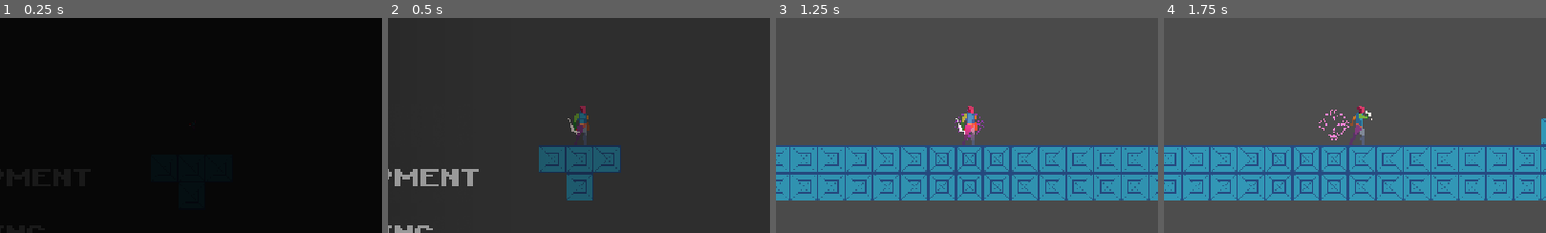
Above: before the commit, frames 1-4 (left to right).
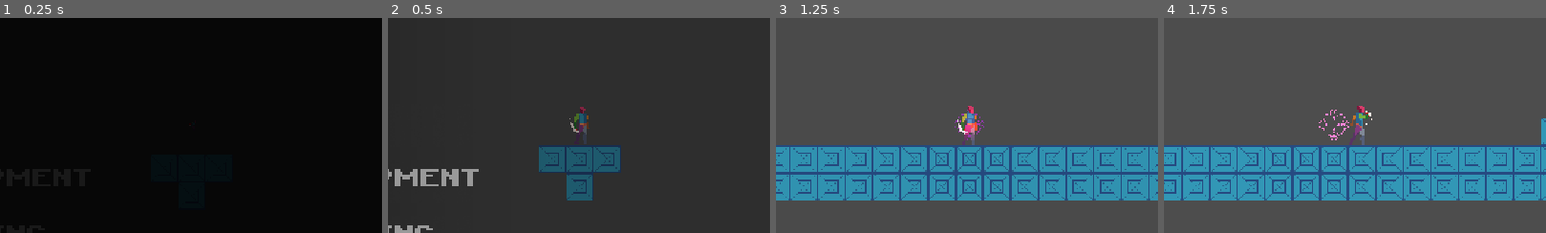
Above: after the commit, the same moments.

Repository: jbradlim08/MindBlade
Game: Godot game, scene res://scene/game/main.tscn
Same seed, same stepped clock (60 frames per second), same inputs: the game is played once before the commit and once after it.
Inputs (mouse positions are % of the whole screen's width and height, from its top left):
- Up to frame 1 (0.25 s): no input
- Up to frame 2 (0.5 s): no input
- Up to frame 3 (1.25 s): click (22, 50) at 0.5 s
- Up to frame 4 (1.75 s): tap Enter at 1.25 s; move the mouse to (72, 45) at 1.27 s; hold D (right) from 1.28 s (still down); hold R (to_checkpoint) from 1.28 s (still down); click (72, 45) at 1.42 s; tap W (jump) at 1.52 s
The pictures show only the part of the screen within x 25-75%, y 25-75%; the shares and areas given below are measured in that part.

Frame 1 is identical in both runs. In frame 2, 0.1% of the frame differs, in the area x 47-53%, y 40-60%; in frame 3, less than 0.1%; in frame 4, less than 0.1%.

Commit message:
Fix the player bug where two tweens property squash() and entrance() overlap: solve by adding an additional condition to the squash. Remove the charge_timer from HeadKnife so it doesn't feel awkward when other fellows charge while the other just sitting idle. Add push_apart in charge() func to make sure they don't overlap

Diff:
--- a/character/base_player.gd
+++ b/character/base_player.gd
@@ -81,9 +81,11 @@
 	if event.is_action_pressed("to_checkpoint") and can_teleport:
 		# player cannot teleport for at least 3s
 		can_teleport = false
+		can_get_input = false
 		teleport_timer.start()
 		global_position = GameData.get_checkpoint_pos()
 		entrance()
+		can_get_input = true
 		print("back to checkpoint")
 
 func _physics_process(delta: float) -> void:
@@ -128,7 +130,7 @@
 			# this is to prevent throw state condition being paused
 
 func check_land() -> void:
-	if is_on_floor() and not was_on_floor:
+	if is_on_floor() and not was_on_floor and sprite.scale == base_scale:
 		squash()
 	was_on_floor = is_on_floor()
 
@@ -397,12 +399,11 @@
 
 func entrance() -> void:
 	# to zoom in player from 0.3 scale back to 1.0 scale for 0.5s
-	var target_scale := sprite.scale
 	sprite.scale = Vector2(0.3, 0.3)
 
 	var tween := create_tween()
 	tween.set_trans(Tween.TRANS_BACK).set_ease(Tween.EASE_IN_OUT)
-	tween.tween_property(sprite, "scale", target_scale, 0.5)
+	tween.tween_property(sprite, "scale", base_scale, 0.5)
 	await tween.finished
 
 func transition() -> void:
@@ -469,7 +470,7 @@
 	if randf() < crit_chance:
 		# signal: to freeze the game for a while in level scene
 		SignalManager.on_player_crit.emit()
-		return GameData.get_player_crit_multiplier()
+		return GameData.get_player_crit_multiplier() # if successfully return: 3
 	return 1
 
 func final_damage() -> int:
--- a/enemy/ground/headknife.gd
+++ b/enemy/ground/headknife.gd
@@ -109,9 +109,9 @@
 			dir = -dir
 			if cur_state == HKState.CHARGE:
 				# HK stop when hit the wall while charging
-				can_charge = false
+				#can_charge = false
 				set_state(HKState.IDLE)
-				charge_timer.start()
+				#charge_timer.start()
 				return
 			set_state(HKState.PATROL)
 		# when should HK not turn
@@ -234,6 +234,7 @@
 	dir = -to_obj_pos_dir(player_ref.global_position)
 	update_facing()
 	velocity.x = dir * charge_speed
+	push_apart() # at least do it once when charge
 
 	anim.play("charge")
 
--- a/enemy/ground/headknife.tscn
+++ b/enemy/ground/headknife.tscn
@@ -8,7 +8,7 @@
 size = Vector2(10, 20)
 
 [sub_resource type="RectangleShape2D" id="RectangleShape2D_f0ach"]
-size = Vector2(12, 15)
+size = Vector2(12, 20)
 
 [sub_resource type="Animation" id="Animation_f0ach"]
 length = 0.001
@@ -608,7 +608,7 @@
 disabled = true
 
 [node name="HurtboxCollision" parent="Hurtbox" index="0"]
-position = Vector2(0, 3.5)
+position = Vector2(0, 1)
 shape = SubResource("RectangleShape2D_f0ach")
 
 [node name="AnimationPlayer" parent="." index="5"]
@@ -664,7 +664,6 @@
 collision_mask = 2560
 
 [node name="PlayerDetector" type="RayCast2D" parent="." index="15"]
-visible = false
 top_level = true
 target_position = Vector2(0, 300)
 collision_mask = 513
--- a/utilities/game_data.gd
+++ b/utilities/game_data.gd
@@ -36,7 +36,7 @@
 
 #region Danger
 static var dmg_default: int = 10 # if collision fails
-static var spike_dmg: int = 10
+static var spike_dmg: int = 30
 
 static func get_dmg_default() -> int: return dmg_default
 static func get_spike_dmg() -> int: return spike_dmg
@@ -63,3 +63,4 @@
 
 static func get_level_start_pos(level: int) -> Vector2:
 	return level_start_pos[level]
+#endregion
